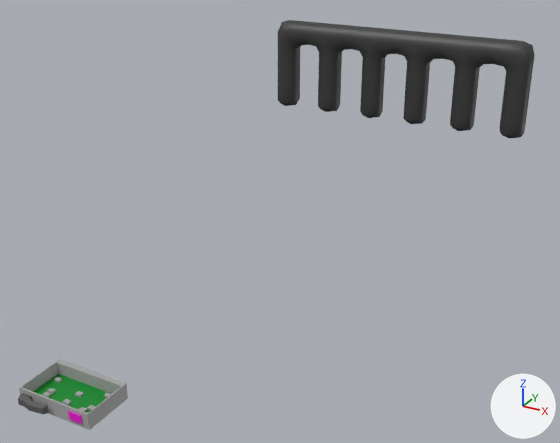
Before and after pictures for a commit that changed the FBX model FBXGameObjects/PrinterHead.fbx.
Rendered twice from a camera (50 mm lens) standing at (0.115, -0.107, 0.109) and looking at (0.004, 0.093, 0.009). Lighting does not change. The marker at lower right points along +X, +Y and +Z. Where no turn or scale is listed for an object, it has been applied to the vertices.

The first picture shows 'PrintHead46', 'pCube9'.
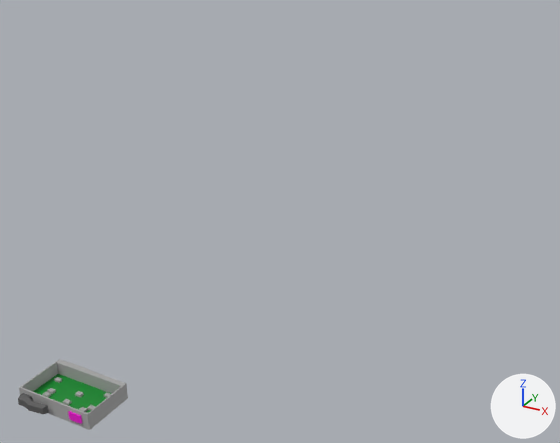
Boxes [x1, y1, x2, y2] around the edits, measured in the pictures (560 x 443 px):
'pCube9', deleted (black)
    before: [278, 20, 535, 138]

The edits, one by one:
Object 'pCube9' (ob_pcube9) is deleted.
